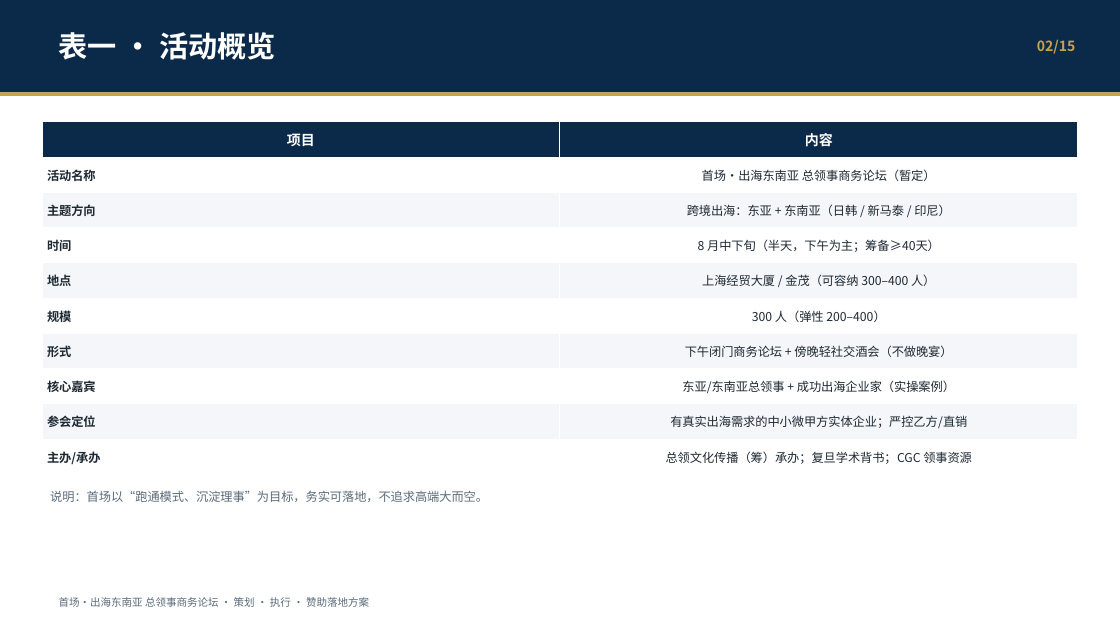
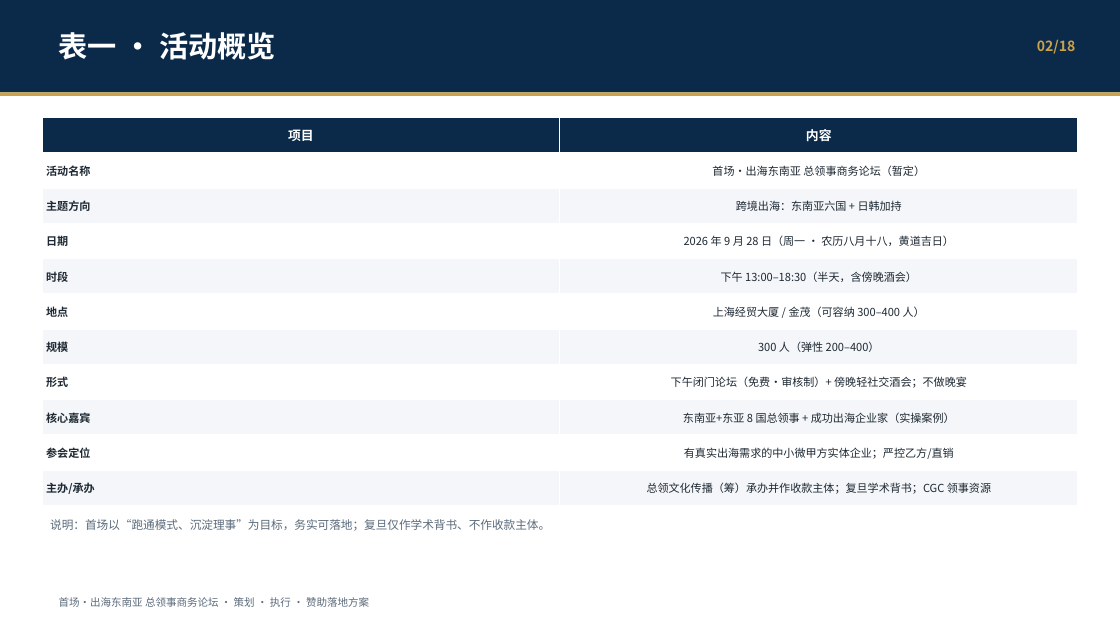
Before and after one commit to hujigang2010-maker/AIDEN, a slide deck: slide 4 of output/首场出海论坛-策划执行与赞助落地.pptx. Drawn at 1120x630 pixels with LibreOffice and Linux fonts; fonts in the diff are those of the drawing. Boxes give left, top, right and bottom in pixels: in the first picture for what was removed or moved away, otherwise in the second. Text is boxed around its words. In the diff, an @@ line names an element or a change of style, - is before the commit and + after.

```diff
--- a/output/首场出海论坛-策划执行与赞助落地.pptx
+++ b/output/首场出海论坛-策划执行与赞助落地.pptx
@@ table at [42,118,1079,506] @@
-row 3: 主题方向 | 跨境出海：东亚 + 东南亚（日韩 / 新马泰 / 印尼）
-row 4: 时间 | 8 月中下旬（半天，下午为主；筹备≥40天）
+row 3: 主题方向 | 跨境出海：东南亚六国 + 日韩加持
+row 4: 日期 | 2026 年 9 月 28 日（周一 · 农历八月十八，黄道吉日）
+row 5: 时段 | 下午 13:00–18:30（半天，含傍晚酒会）
-row 8, column 2: 下午闭门商务论坛 + 傍晚轻社交酒会（不做晚宴）
+row 8, column 2: 下午闭门论坛（免费·审核制）+ 傍晚轻社交酒会；不做晚宴
-row 9, column 2: 东亚/东南亚总领事 + 成功出海企业家（实操案例）
+row 9, column 2: 东南亚+东亚 8 国总领事 + 成功出海企业家（实操案例）
-row 11, column 2: 总领文化传播（筹）承办；复旦学术背书；CGC 领事资源
+row 11, column 2: 总领文化传播（筹）承办并作收款主体；复旦学术背书；CGC 领事资源
@@ table: place and size @@
-table at [42,122,1079,475]
+table at [42,118,1079,506]
@@ text at [50,519,550,531]: text changed; size 10.5 to 10 pt @@
-说明：首场以“跑通模式、沉淀理事”为目标，务实可落地，不追求高端大而空。
+说明：首场以“跑通模式、沉淀理事”为目标，务实可落地；复旦仅作学术背书、不作收款主体。
```
Also in this commit, not shown: 19 other slides changed, 3 slides added, 5 other files.
